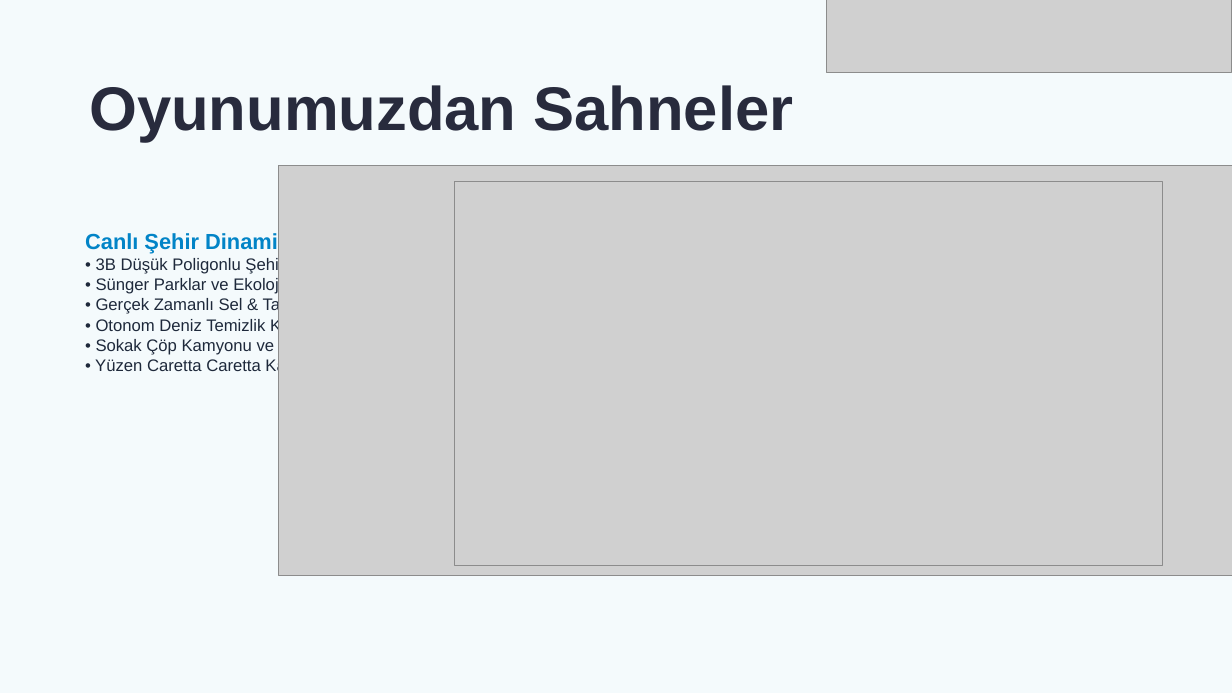
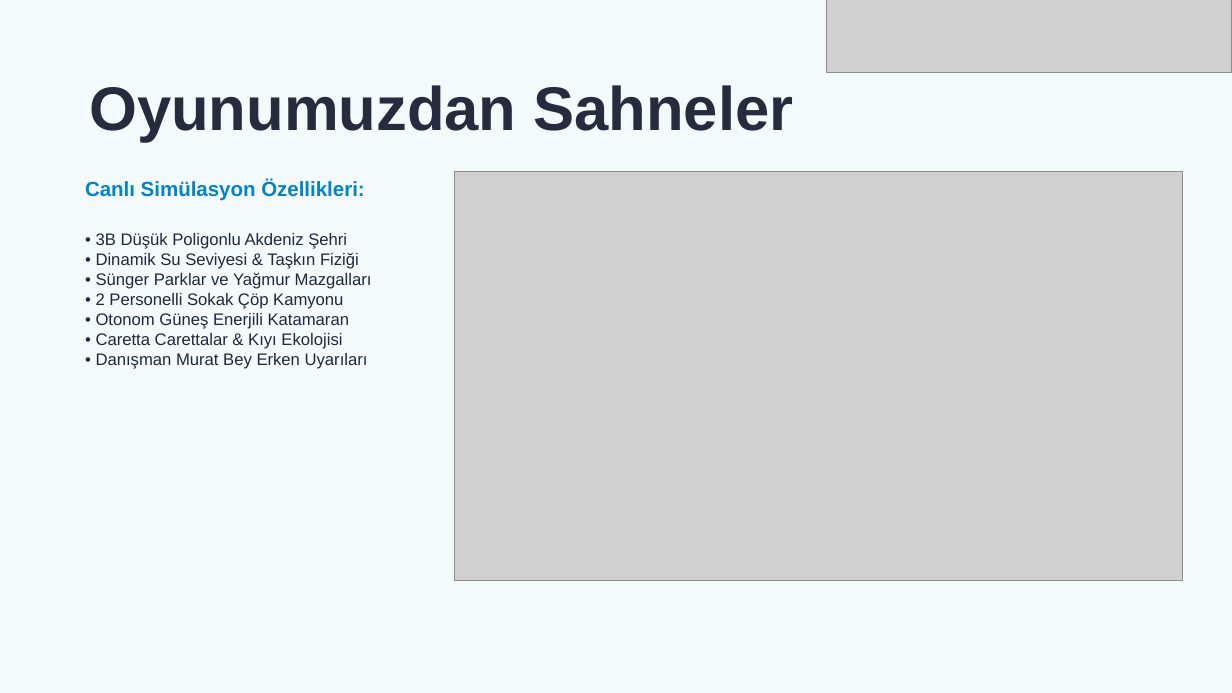
Before and after one commit to muratyildirim12q/resilientia-antalya, a slide deck: slide 6 of RESILIENTIA_ANTALYA_2031_SUNUM.pptx. Drawn at 1232x693 pixels with LibreOffice and Linux fonts; fonts in the diff are those of the drawing; grey boxes stand for pictures. Boxes give left, top, right and bottom in pixels: in the first picture for what was removed or moved away, otherwise in the second. Text is boxed around its words. In the diff, an @@ line names an element or a change of style, - is before the commit and + after.

```diff
--- a/RESILIENTIA_ANTALYA_2031_SUNUM.pptx
+++ b/RESILIENTIA_ANTALYA_2031_SUNUM.pptx
@@ picture removed at box(278, 165, 1232, 575) @@
@@ picture: place and size @@
-picture at box(455, 182, 1163, 567)
+picture at box(455, 172, 1182, 581)
@@ text at box(85, 180, 372, 369): text changed @@
-Canlı Şehir Dinamikleri:
-• 3B Düşük Poligonlu Şehir ve Kıyı Şeridi
-• Sünger Parklar ve Ekolojik Mazgallar
-• Gerçek Zamanlı Sel & Taşkın Tahliyesi
-• Otonom Deniz Temizlik Katamaranı
-• Sokak Çöp Kamyonu ve 2 Personel
-• Yüzen Caretta Caretta Kaplumbağaları
+Canlı Simülasyon Özellikleri:
+• 3B Düşük Poligonlu Akdeniz Şehri
+• Dinamik Su Seviyesi & Taşkın Fiziği
+• Sünger Parklar ve Yağmur Mazgalları
+• 2 Personelli Sokak Çöp Kamyonu
+• Otonom Güneş Enerjili Katamaran
+• Caretta Carettalar & Kıyı Ekolojisi
+• Danışman Murat Bey Erken Uyarıları
```
Also in this commit, not shown: 8 other slides changed, 1 slide added, 1 slide removed, 5 other files.
